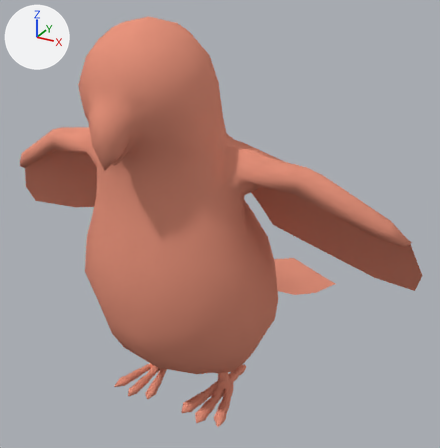
One commit to the Blender file Game/Bird.blend: the scene before it, then after it.
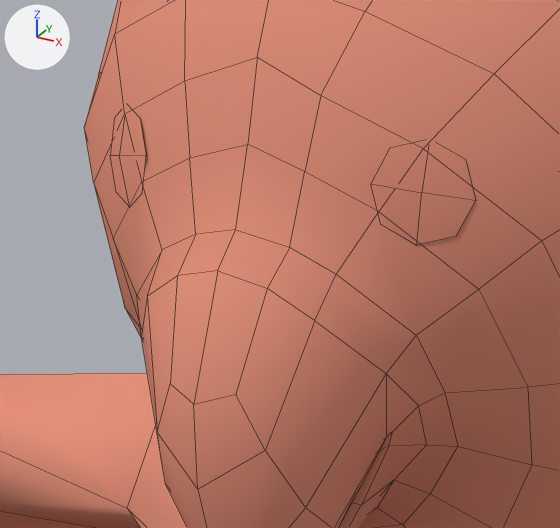
Each version is shown whole from a 50 mm camera at (13.05, -20.43, 19.01) aimed at (-0.05, 3.4, 7.1), then close up on the part from 15% to 36% of the width and 14% to 34% of the height. The lights are fixed; the arrows at upper left show +X, +Y and +Z. The close-ups show mesh edges as thin lines.

The scene before the commit, as lines of its bpy script (objects in view):
```python
mat_bird_eye = diffuse_material('Bird_eye')
mat_bird_eye.base_color = (0.8, 0.298, 0.206)  # beige #e7947d
me_bird = bpy.data.meshes.new('Bird')
me_bird.from_pydata(...)  # 516 vertices, 484 faces; spans x 0.0..10.0, y -5.1..13.4, z -0.1..17.1
me_bird.polygons.foreach_set('use_smooth', [True] * 484)
# faces by material slot: [456, 4, 24]
me_bird.materials.append(mat_bird)  # beige #e7947d
me_bird.materials.append(mat_bird_eye)  # beige #e7947d
me_bird.materials.append(mat_bird_feathers)  # beige #e7947d
ob_bird = bpy.data.objects.new('Bird', me_bird)
ob_bird.location = (0.0, 0.0, 0.0)
_m = ob_bird.modifiers.new('Mirror', 'MIRROR')
_m.use_clip = True
```
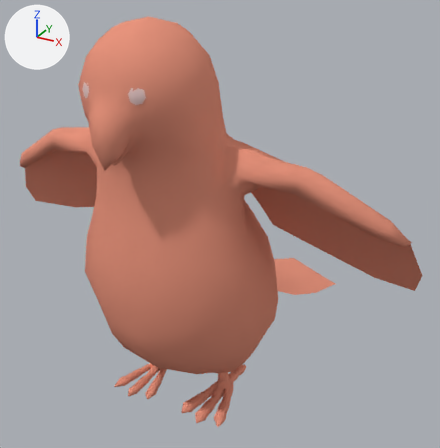
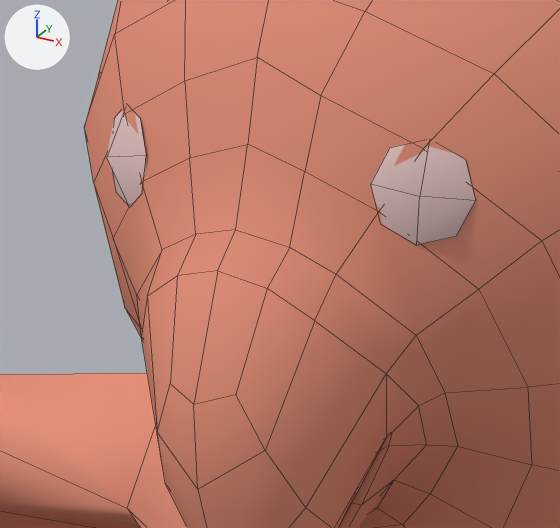
The change in detail:
Material 'Bird_eye' (mat_bird_eye) changes colour from beige #e7947d to white #e7c8c6; in linear values from (0.8, 0.298, 0.206) to (0.8, 0.575, 0.565).
me_bird has 516 vertices, 484 faces and spans x 0.0..10.0, y -5.1..13.4, z -0.1..17.1.
me_bird is used by ob_bird; location (0.0, 0.0, 0.0).
Part 1, on me_bird:
Vertex 476 of me_bird moves from (1.1, -4.3, 14.8) at pixel (421, 192) to (1.1, -4.4, 14.8) at pixel (419, 196).

What differs and where, as boxes [x1, y1, x2, y2] in the close-ups (560 x 528 px; the box of a moved part takes in the faces that stretch with it):
'Bird', recoloured, reshaped
    both: [0, 0, 560, 528]
part 1 of me_bird, moved or reshaped
    before: [110, 113, 476, 245]
    after: [107, 111, 476, 245]
